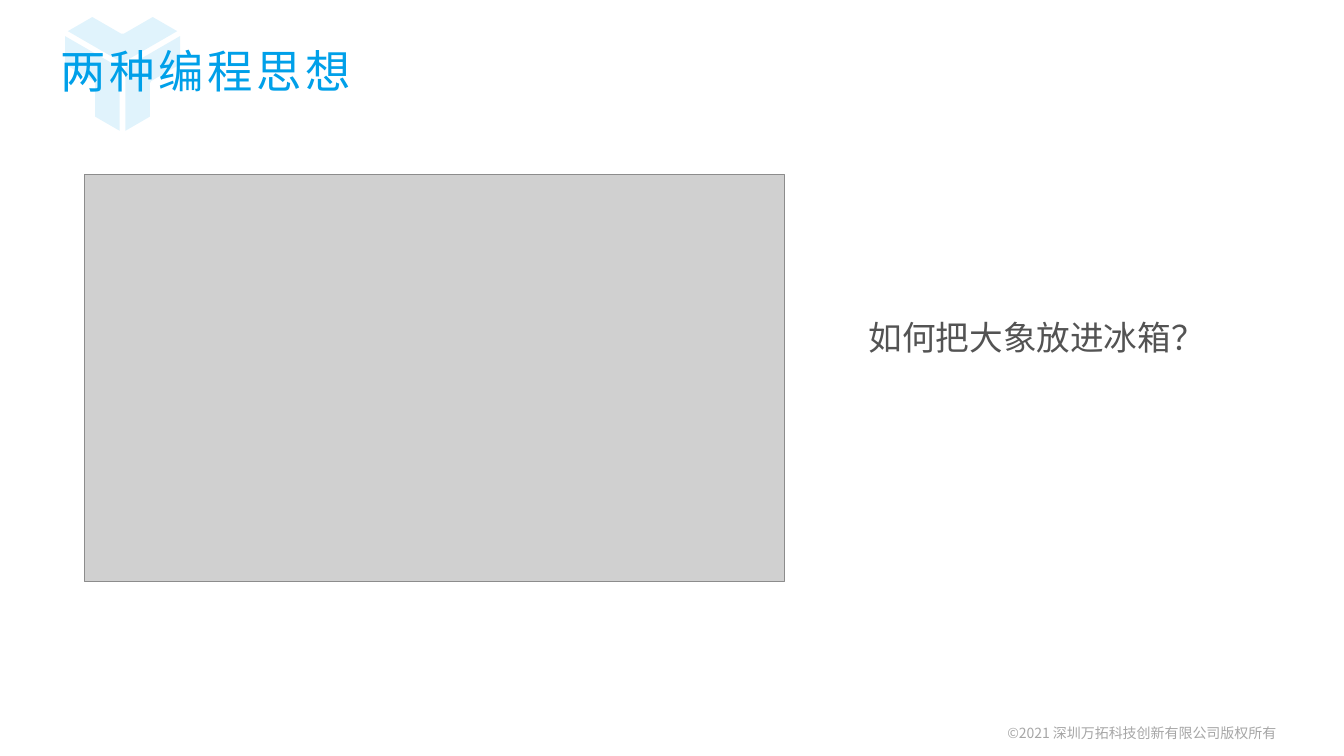
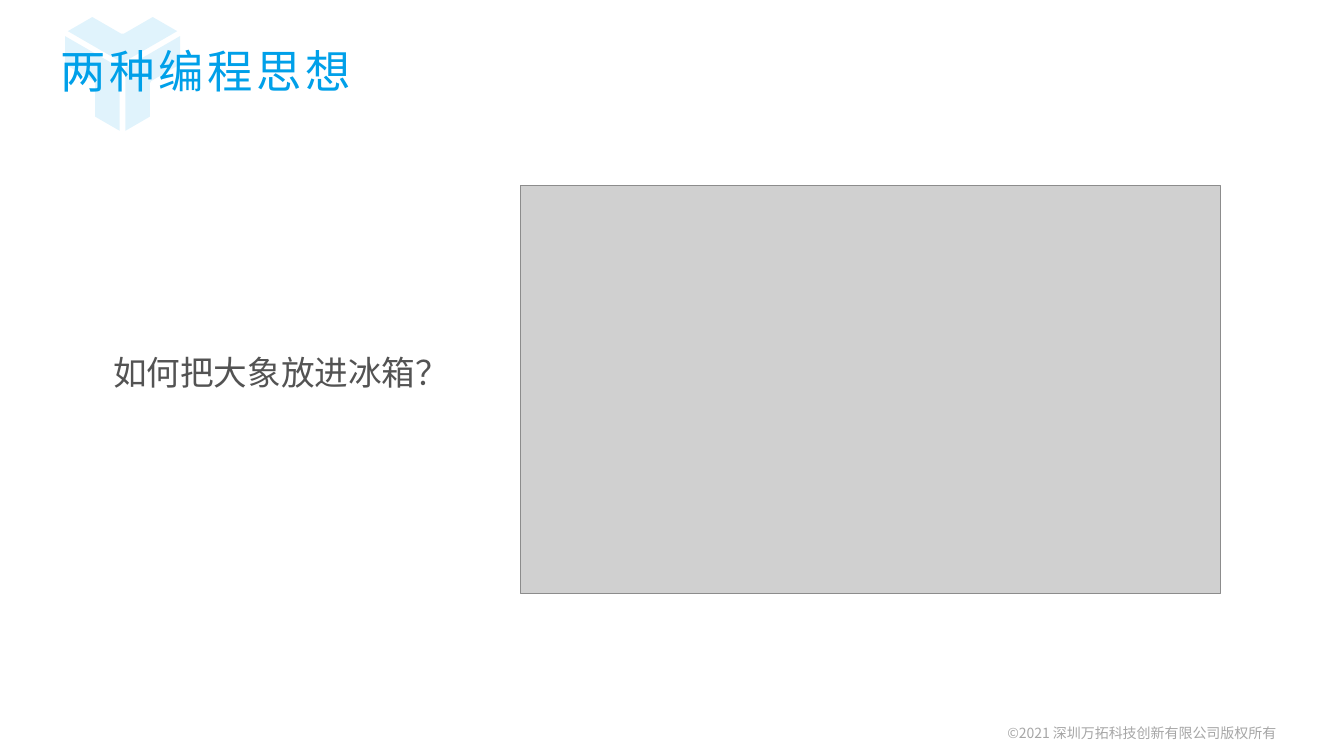
Before and after one commit to ZengLingYong/Blog, a slide deck: slide 6 of 函数编程范式.pptx. Drawn at 1344x756 pixels with LibreOffice and Linux fonts; fonts in the diff are those of the drawing; grey boxes stand for pictures; background and template pictures are left out. Boxes give left, top, right and bottom in pixels: in the first picture for what was removed or moved away, otherwise in the second. Text is boxed around its words. In the diff, an @@ line names an element or a change of style, - is before the commit and + after.

```diff
--- a/函数编程范式.pptx
+++ b/函数编程范式.pptx
@@ picture: place and size @@
-picture at (85,174,785,582)
+picture at (520,187,1221,594)
@@ text "如何把大象放进冰箱？": place and size @@
-text "如何把大象放进冰箱？" at (869,321,1205,353)
+text "如何把大象放进冰箱？" at (113,356,449,388)
```
Also in this commit, not shown: 14 other slides changed.
